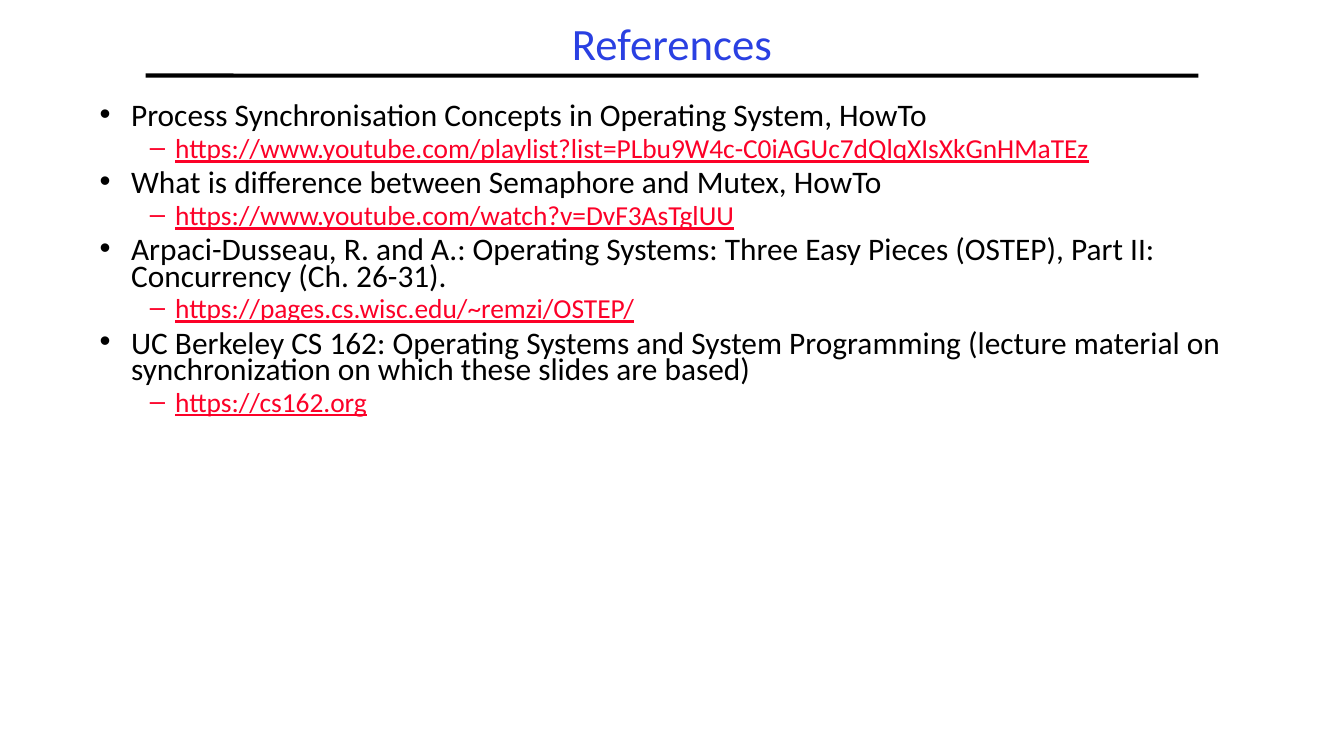
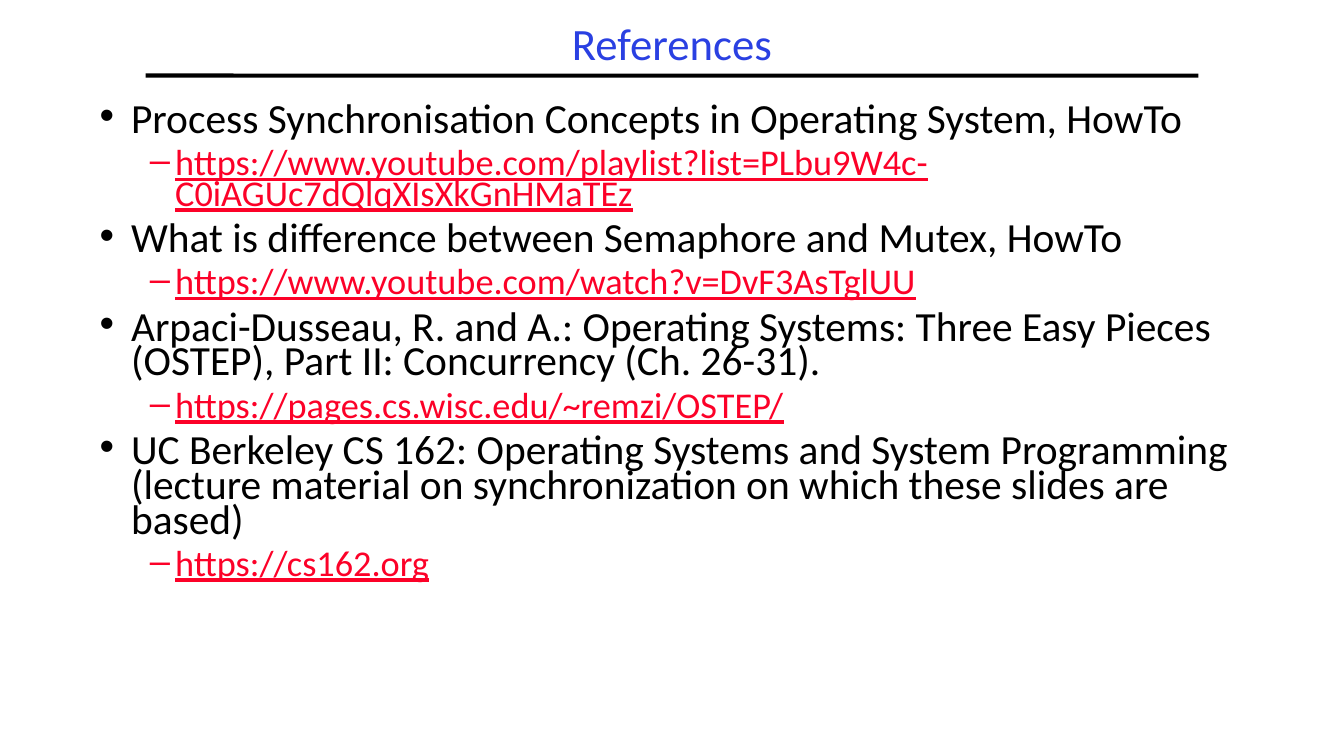
Before and after one commit to guhofstra/CSC112Fa26, a slide deck: slide 57 of PPTs/L3-Synchronization.pptx. Drawn at 1344x756 pixels with LibreOffice and Linux fonts; fonts in the diff are those of the drawing. Boxes give left, top, right and bottom in pixels: in the first picture for what was removed or moved away, otherwise in the second. Text is boxed around its words. In the diff, an @@ line names an element or a change of style, - is before the commit and + after.

```diff
--- a/PPTs/L3-Synchronization.pptx
+++ b/PPTs/L3-Synchronization.pptx
@@ text "Process Synchronisation Concepts in Operating ..." at [131,104,1228,583]: size 22.4 to 29.6 pt in "Process Synchronisation Concepts in Operating System, HowTo", "What is difference between Semaphore and Mutex, ...", "Arpaci-Dusseau, R. and A.: Operating Systems: Three ...", "UC Berkeley CS 162: Operating Systems and ..."; size 19.6 to 25.9 pt in "https://www.youtube.com/playlist?list=PLbu9W4c-C0iAGUc7dQlqX ...", "https://www.youtube.com/watch?v=DvF3AsTglUU", "https://pages.cs.wisc.edu/~remzi/OSTEP/", "https://cs162.org"; more space between paragraphs @@
```
Also in this commit, not shown: 4 other slides changed, 1 other file.
